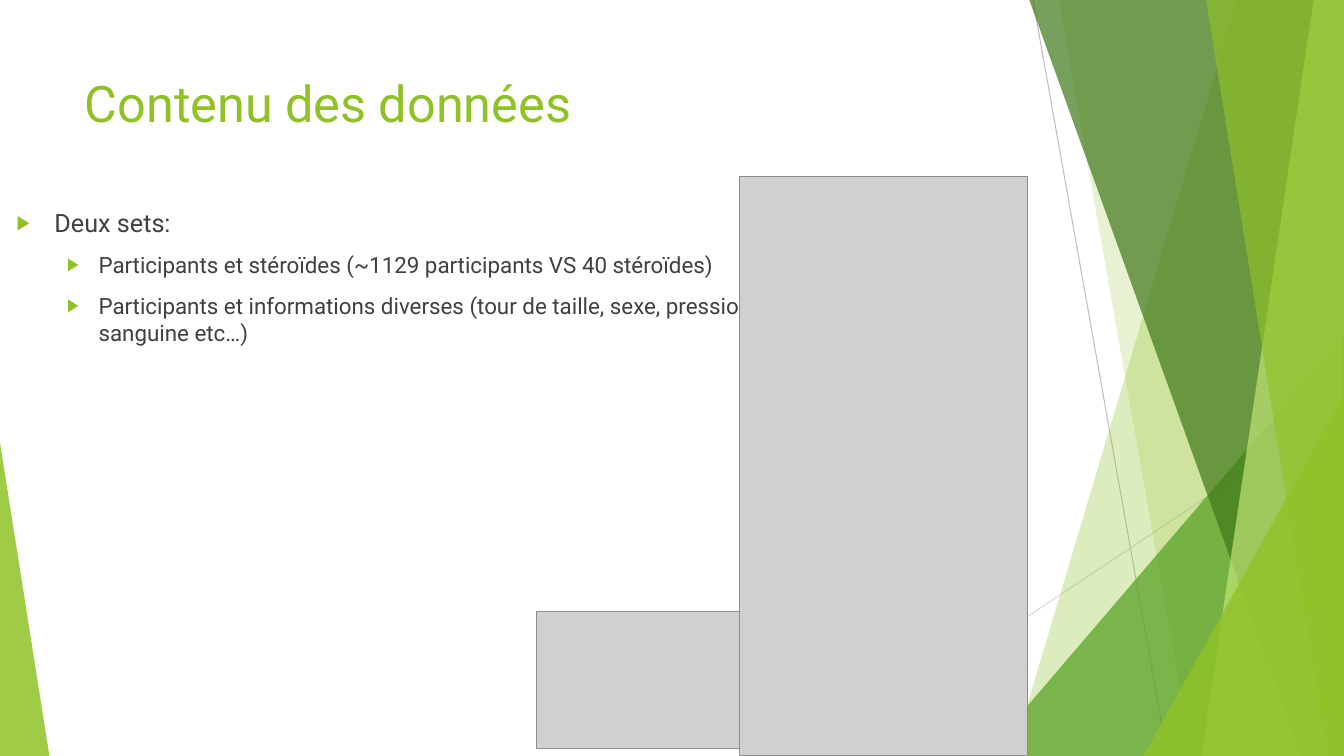
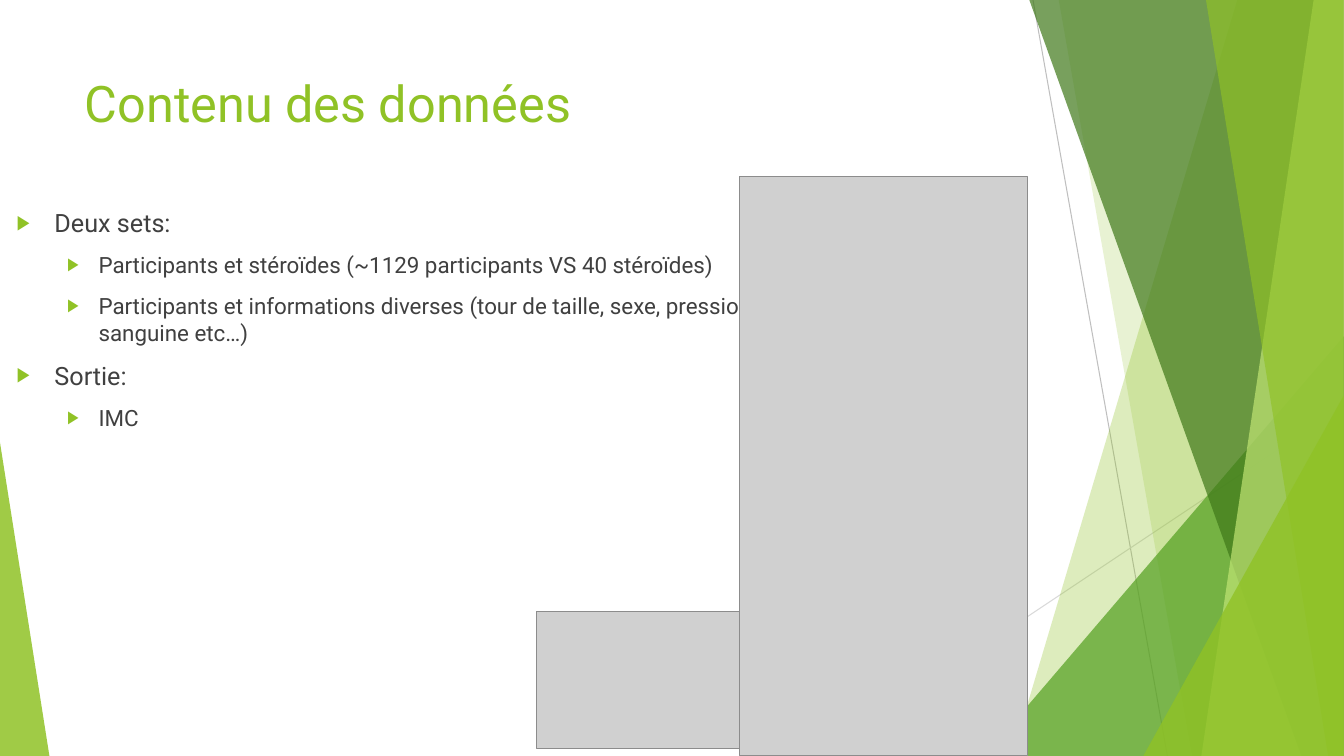
Before and after one commit to simon-baehler/LFA-Steroide, a slide deck: slide 8 of Presentations/Intermediaire/LFA_Baehler_Schowing_Intermédiaire.pptx. Drawn at 1344x756 pixels with LibreOffice and Linux fonts; fonts in the diff are those of the drawing; grey boxes stand for pictures. Boxes give left, top, right and bottom in pixels: in the first picture for what was removed or moved away, otherwise in the second. Text is boxed around its words. In the diff, an @@ line names an element or a change of style, - is before the commit and + after.

```diff
--- a/Presentations/Intermediaire/LFA_Baehler_Schowing_Intermédiaire.pptx
+++ b/Presentations/Intermediaire/LFA_Baehler_Schowing_Intermédiaire.pptx
@@ text at bbox=[54, 367, 139, 426]: paragraphs added @@
+▶ Sortie:
+  ▶ IMC
```
Also in this commit, not shown: 1 other slide changed.
